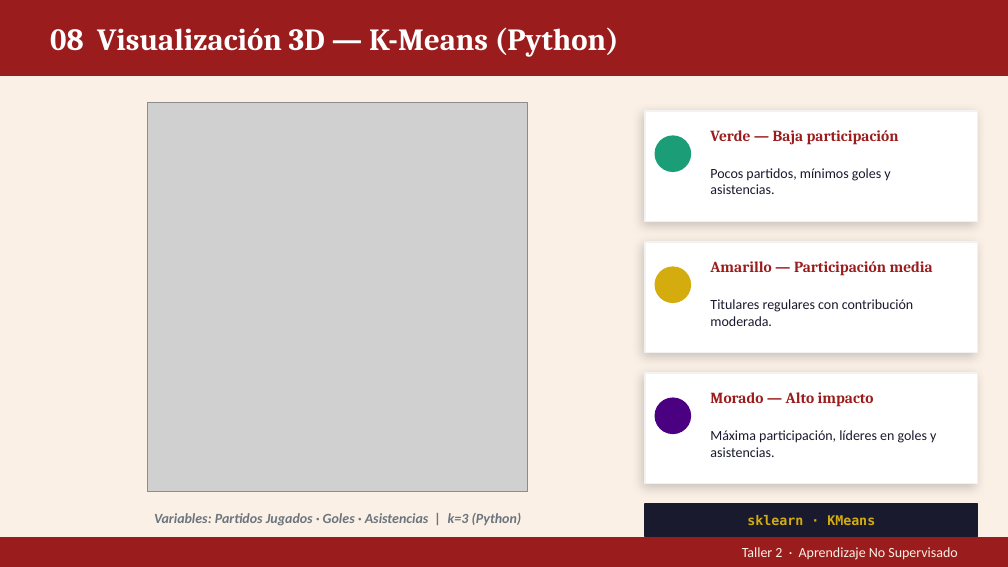
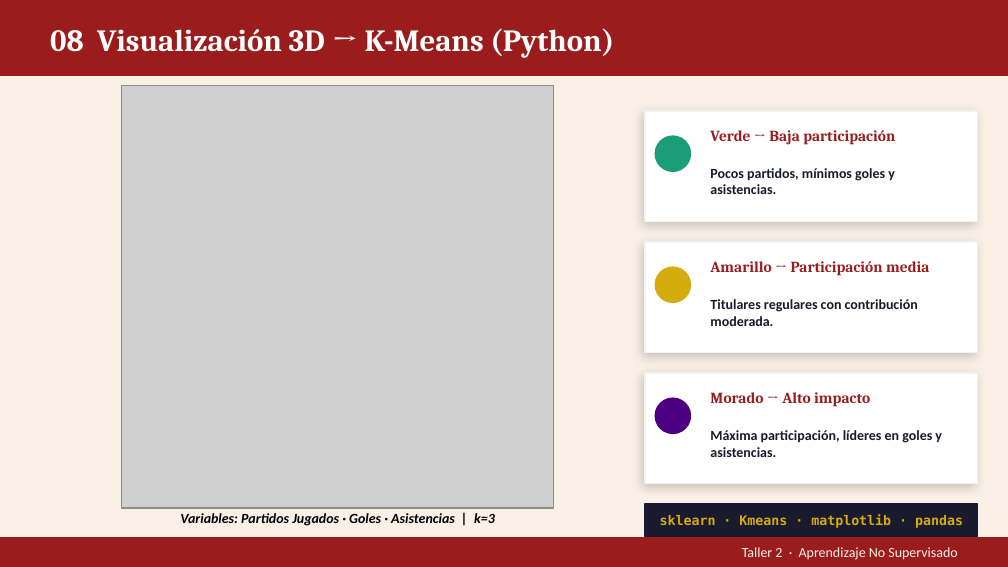
Before and after one commit to SebasMartinez21/Aprendizaje_no_supervisado_Mineria, a slide deck: slide 9 of Presentacion Clustering Futbol Europeo.pptx. Drawn at 1008x567 pixels with LibreOffice and Linux fonts; fonts in the diff are those of the drawing; grey boxes stand for pictures. Boxes give left, top, right and bottom in pixels: in the first picture for what was removed or moved away, otherwise in the second. Text is boxed around its words. In the diff, an @@ line names an element or a change of style, - is before the commit and + after.

Commit message:
Presentación

```diff
--- a/Presentacion Clustering Futbol Europeo.pptx
+++ b/Presentacion Clustering Futbol Europeo.pptx
@@ text at [50,28,614,58]: text changed @@
-08 Visualización 3D — K-Means (Python)
+08 Visualización 3D → K-Means (Python)
@@ picture: place and size @@
-picture at [148,103,528,492]
+picture at [122,86,553,508]
@@ text at [710,130,895,145]: text changed @@
-Verde — Baja participación
+Verde → Baja participación
@@ text at [710,261,929,276]: text changed @@
-Amarillo — Participación media
+Amarillo → Participación media
@@ bold on in 3 elements at [710,168,895,194], [710,299,918,326], [710,430,942,457] @@
@@ text at [710,392,870,407]: text changed @@
-Morado — Alto impacto
+Morado → Alto impacto
@@ text at [180,513,495,526]: text changed; text colour #6C757D to #000000 @@
-Variables: Partidos Jugados · Goles · Asistencias | k=3 (Python)
+Variables: Partidos Jugados · Goles · Asistencias | k=3
@@ text at [660,514,963,528]: text changed @@
-sklearn · KMeans
+sklearn · Kmeans · matplotlib · pandas
```
Also in this commit, not shown: 3 other slides changed, 2 slides added, 1 slide removed, 3 other files.
